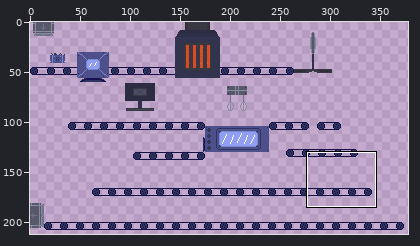
Sprite sheet: android/assets/Vordergrund.png. The first picture is a wide view before the edit; the outline marks the close-up.
Close-up. Before the edit:
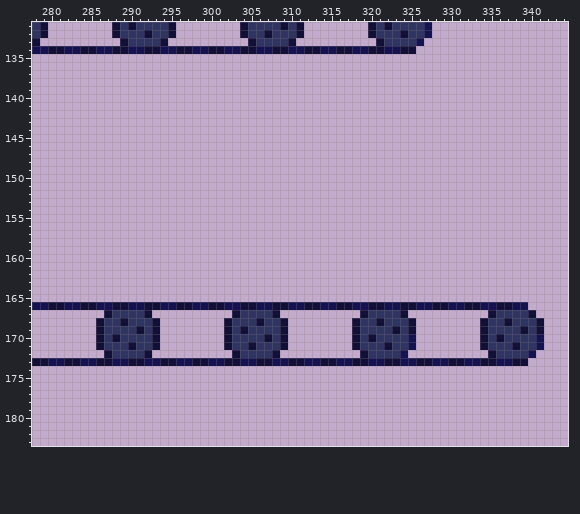
The file is 384x224 pixels. Colours within 5 levels of each other are drawn and written as one. Shown: x 278..344, y 131..183. The wide view leaves out empty margins.
After the commit:
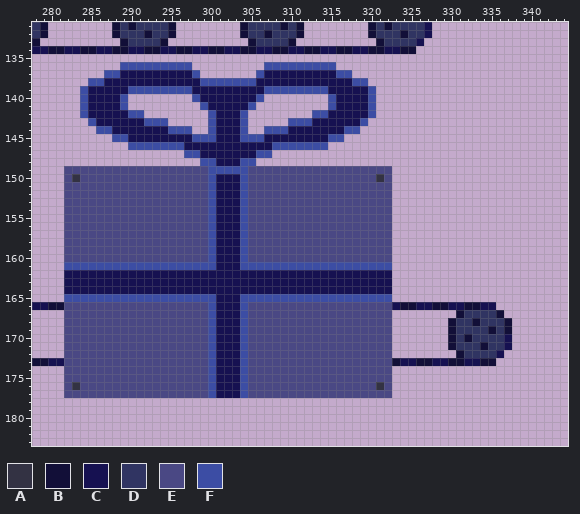
Palette (. is transparent): A #333243  B #120f38  C #161151  D #303462  E #4a4884  F #3c4da4
The exact change:
@@ x 278..344 @@
 135 ...................................................................
-136 ...................................................................
-137 ...................................................................
-138 ...................................................................
-139 ...................................................................
-140 ...................................................................
-141 ...................................................................
-142 ...................................................................
-143 ...................................................................
-144 ...................................................................
-145 ...................................................................
-146 ...................................................................
-147 ...................................................................
-148 ...................................................................
-149 ...................................................................
-150 ...................................................................
-151 ...................................................................
-152 ...................................................................
-153 ...................................................................
-154 ...................................................................
-155 ...................................................................
-156 ...................................................................
-157 ...................................................................
-158 ...................................................................
-159 ...................................................................
-160 ...................................................................
-161 ...................................................................
-162 ...................................................................
-163 ...................................................................
-164 ...................................................................
-165 ...................................................................
-166 CCBBCCBBCCBBCCBBCCBBCCBBCCBBCCBBCCBBCCBBCCBBCCBBCCBBCCBBCCBBCC.....
-167 .........BDDDDB..........BDDDDB..........BDDDDB..........BDDDDB....
-168 ........BDDBDDDB........BDDDBDDB........BDDBDDDB........BDDBDDDB...
-169 ........BDDDDBDB........BDBDDDDB........BDDDDBDB........BDDDDBDB...
-170 ........BDBDDDDB........BDDDDBDB........BDBDDDDC........BDBDDDDC...
-171 ........BDDDBDDB........BDDBDDDB........BDDDBDDC........BDDDBDDC...
-172 .........BDDDDB..........BDDDDB..........BDDDDC..........BDDDDC....
-173 BBCCBBCCBBCCBBCCBBCCBBCCBBCCBBCCBBCCBBCCBBCCBBCCBBCCBBCCBBCCBB.....
-174 ...................................................................
-175 ...................................................................
-176 ...................................................................
-177 ...................................................................
+136 ...........FFFFFFFFF.........FFFFFFFFF.............................
+137 .........FFCCCCCCCCCF.......FCCCCCCCCCFF...........................
+138 .......FFCCCCCCCCCCCCFFFFFFFCCCCCCCCCCCCFF.........................
+139 ......FCCCCCFFFFFFFFCCCCCCCCCFFFFFFFFCCCCCF........................
+140 ......FCCCCF........FCCCCCCCF........FCCCCF........................
+141 ......FCCCCF.........FCCCCCF.........FCCCCF........................
+142 ......FCCCCCFF........FCCCF........FFCCCCCF........................
+143 .......FCCCCCCFFF.....FCCCF.....FFFCCCCCCF.........................
+144 ........FFCCCCCCCFFF..FCCCF..FFFCCCCCCCFF..........................
+145 ..........FFCCCCCCCCFFFCCCFFFCCCCCCCCFF............................
+146 ............FFFFFFFCCCCCCCCCCCFFFFFFF..............................
+147 ...................FFCCCCCCCFF.....................................
+148 .....................FFCCCFF.......................................
+149 ....EEEEEEEEEEEEEEEEEEFFFFFEEEEEEEEEEEEEEEEEE......................
+150 ....EAEEEEEEEEEEEEEEEEFCCCFEEEEEEEEEEEEEEEEAE......................
+151 ....EEEEEEEEEEEEEEEEEEFCCCFEEEEEEEEEEEEEEEEEE......................
+152 ....EEEEEEEEEEEEEEEEEEFCCCFEEEEEEEEEEEEEEEEEE......................
+153 ....EEEEEEEEEEEEEEEEEEFCCCFEEEEEEEEEEEEEEEEEE......................
+154 ....EEEEEEEEEEEEEEEEEEFCCCFEEEEEEEEEEEEEEEEEE......................
+155 ....EEEEEEEEEEEEEEEEEEFCCCFEEEEEEEEEEEEEEEEEE......................
+156 ....EEEEEEEEEEEEEEEEEEFCCCFEEEEEEEEEEEEEEEEEE......................
+157 ....EEEEEEEEEEEEEEEEEEFCCCFEEEEEEEEEEEEEEEEEE......................
+158 ....EEEEEEEEEEEEEEEEEEFCCCFEEEEEEEEEEEEEEEEEE......................
+159 ....EEEEEEEEEEEEEEEEEEFCCCFEEEEEEEEEEEEEEEEEE......................
+160 ....EEEEEEEEEEEEEEEEEEFCCCFEEEEEEEEEEEEEEEEEE......................
+161 ....FFFFFFFFFFFFFFFFFFFCCCFFFFFFFFFFFFFFFFFFF......................
+162 ....CCCCCCCCCCCCCCCCCCCCCCCCCCCCCCCCCCCCCCCCC......................
+163 ....CCCCCCCCCCCCCCCCCCCCCCCCCCCCCCCCCCCCCCCCC......................
+164 ....CCCCCCCCCCCCCCCCCCCCCCCCCCCCCCCCCCCCCCCCC......................
+165 ....FFFFFFFFFFFFFFFFFFFCCCFFFFFFFFFFFFFFFFFFF......................
+166 CCBBEEEEEEEEEEEEEEEEEEFCCCFEEEEEEEEEEEEEEEEEECBBCCBBCCBBCC.........
+167 ....EEEEEEEEEEEEEEEEEEFCCCFEEEEEEEEEEEEEEEEEE........BDDDDB........
+168 ....EEEEEEEEEEEEEEEEEEFCCCFEEEEEEEEEEEEEEEEEE.......BDDBDDDB.......
+169 ....EEEEEEEEEEEEEEEEEEFCCCFEEEEEEEEEEEEEEEEEE.......BDDDDBDB.......
+170 ....EEEEEEEEEEEEEEEEEEFCCCFEEEEEEEEEEEEEEEEEE.......BDBDDDDC.......
+171 ....EEEEEEEEEEEEEEEEEEFCCCFEEEEEEEEEEEEEEEEEE.......BDDDBDDC.......
+172 ....EEEEEEEEEEEEEEEEEEFCCCFEEEEEEEEEEEEEEEEEE........BDDDDC........
+173 BBCCEEEEEEEEEEEEEEEEEEFCCCFEEEEEEEEEEEEEEEEEEBCCBBCCBBCCBB.........
+174 ....EEEEEEEEEEEEEEEEEEFCCCFEEEEEEEEEEEEEEEEEE......................
+175 ....EEEEEEEEEEEEEEEEEEFCCCFEEEEEEEEEEEEEEEEEE......................
+176 ....EAEEEEEEEEEEEEEEEEFCCCFEEEEEEEEEEEEEEEEAE......................
+177 ....EEEEEEEEEEEEEEEEEEFCCCFEEEEEEEEEEEEEEEEEE......................
 178 ...................................................................
Pixel boxes of the changes (left, top, right, bottom) in both close-ups:
changed: (64, 62, 416, 398)
changed: (448, 302, 544, 366)
